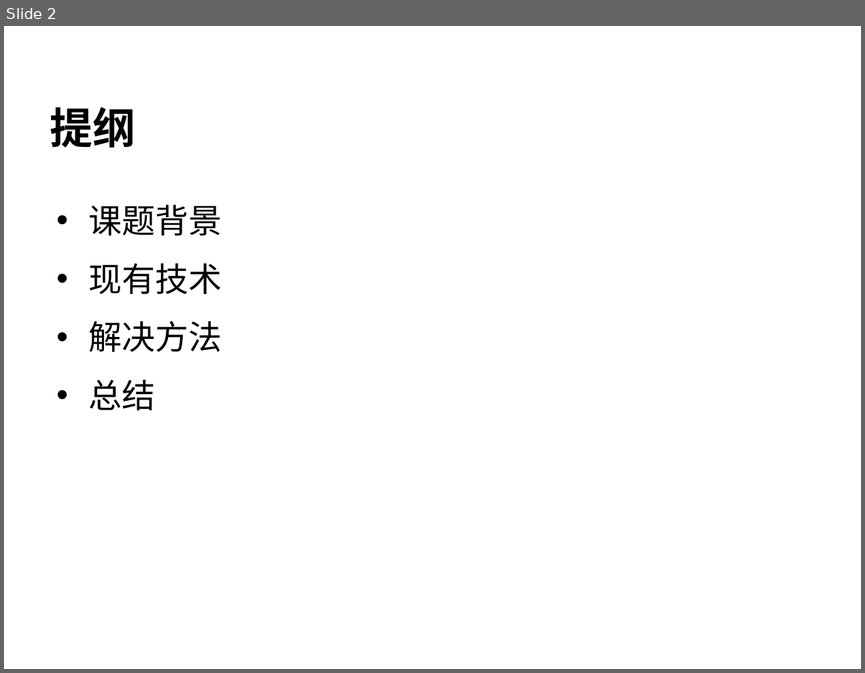
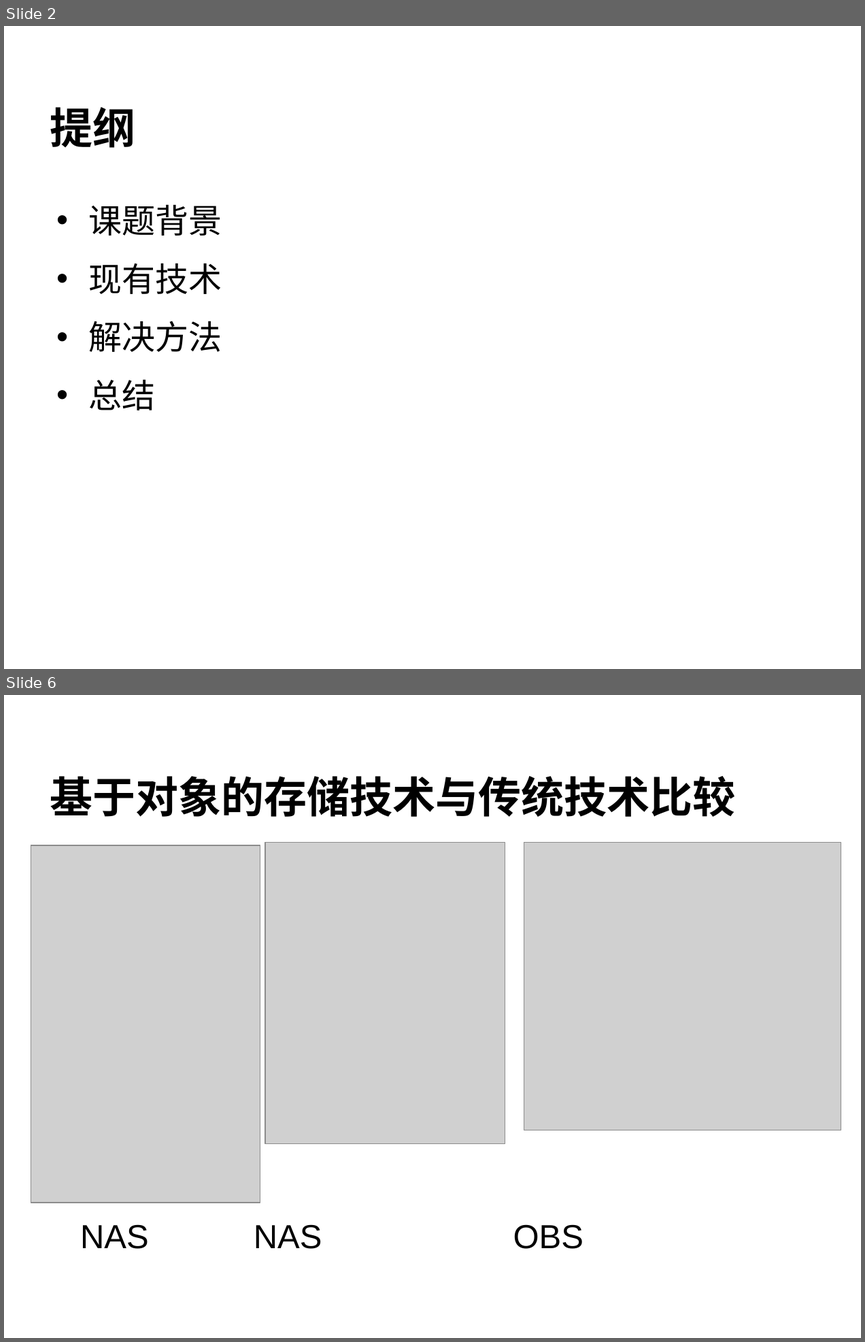
Before and after one commit to cheliequan/idning-paper, a slide deck: draft/答辩.ppt. Shown one above the other, each under a label of ours: slide 2 before the commit, slides 2 and 6 after it; the slides between them are not shown. The pictures are 865x673 and 865x1342 pixels, drawn with LibreOffice and Linux fonts; fonts in the diff are those of the drawing; grey boxes stand for pictures; background and template pictures are left out. Boxes give left, top, right and bottom in pixels: in the first picture for what was removed or moved away, otherwise in the second. Text is boxed around its words. In the diff, an @@ line names an element or a change of style, - is before the commit and + after.

```diff
--- a/draft/答辩.ppt
+++ b/draft/答辩.ppt
@@ slide 6 added at [4,695,861,1338], background picture (left out) @@
@@ title added at [50,776,735,817], 36 pt, text #000000, bold @@
+基于对象的存储技术与传统技术比较
@@ picture added at [31,846,260,1203] @@
@@ picture added at [265,843,505,1144] @@
@@ picture added at [524,843,841,1130] @@
@@ text added at [80,1224,583,1249], 28 pt, text #000000 @@
+NAS NAS OBS
```
Also in this commit, not shown: 5 slides changed, 13 other slides added, 1 slide removed, 1 other file.
